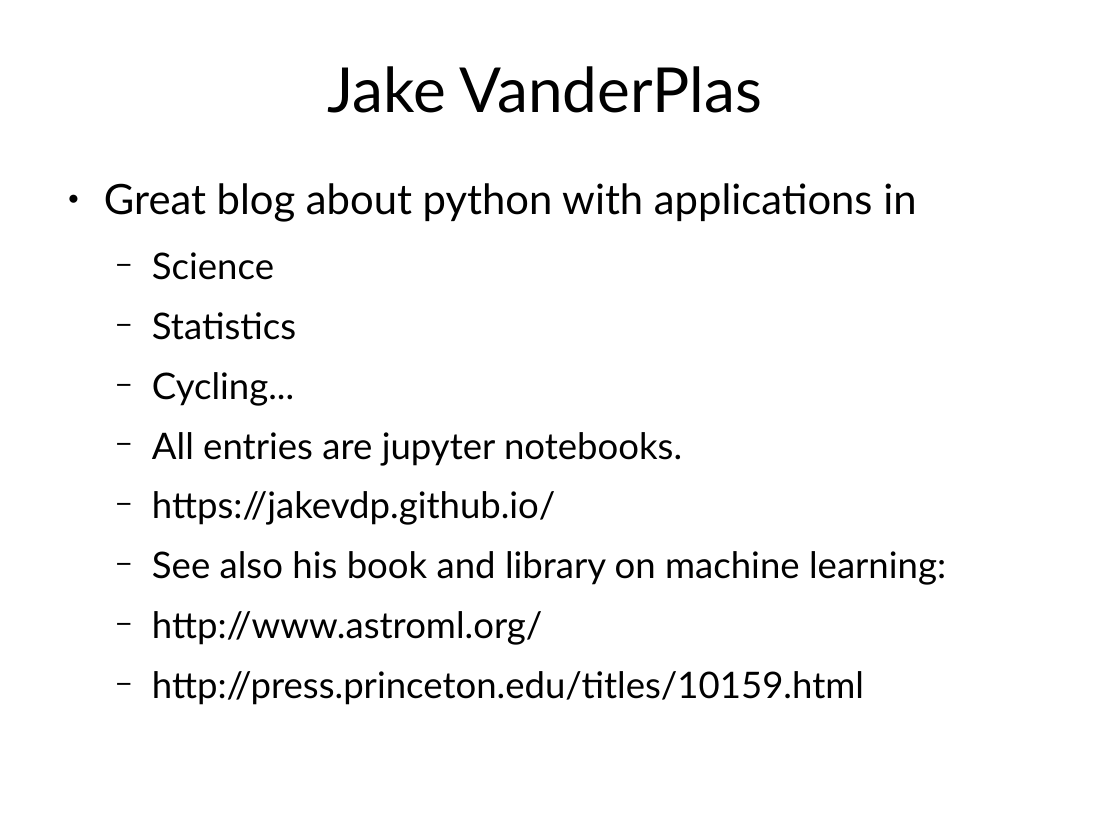
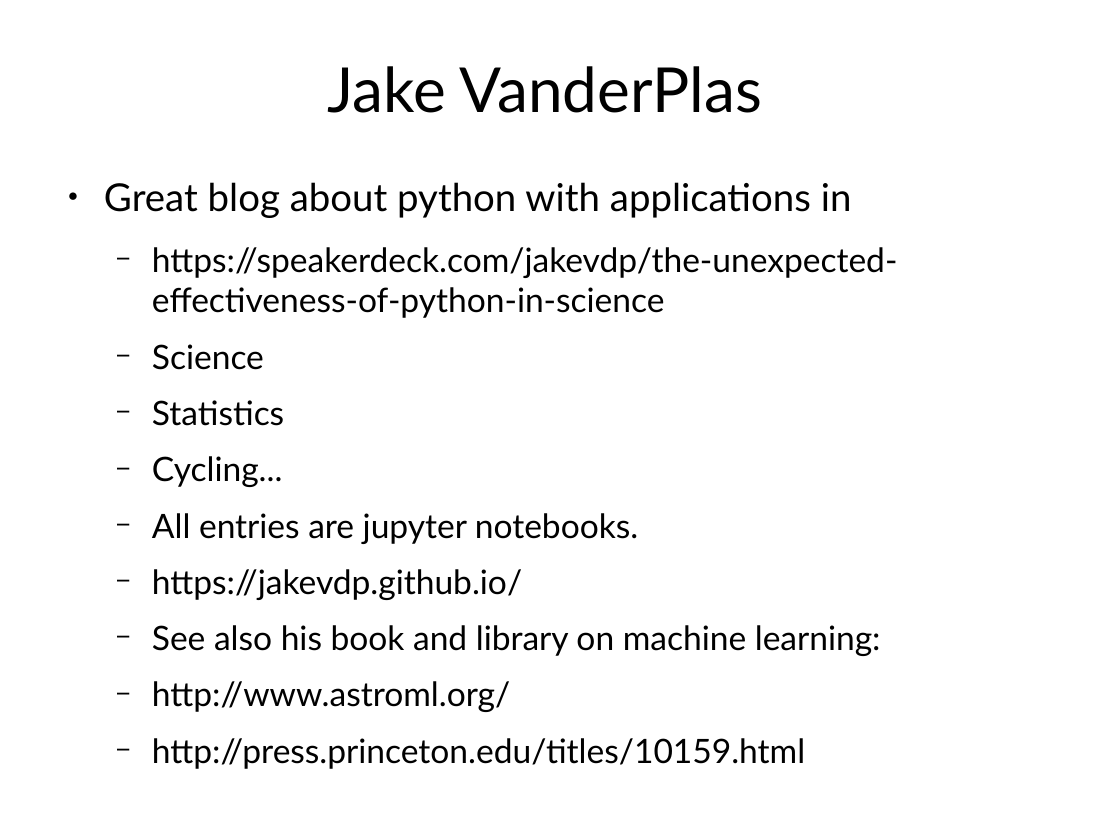
Before and after one commit to rcrehuet/Python_for_scientists_2023, a slide deck: slide 139 of slides/curs_python.odp (slide 134 before the commit). Drawn at 1120x840 pixels with LibreOffice and Linux fonts; fonts in the diff are those of the drawing. Boxes give left, top, right and bottom in pixels: in the first picture for what was removed or moved away, otherwise in the second. Text is boxed around its words. In the diff, an @@ line names an element or a change of style, - is before the commit and + after.

```diff
--- a/slides/curs_python.odp
+++ b/slides/curs_python.odp
@@ text at (x1=104, y1=182, x2=881, y2=769): size 29.6 to 27.2 pt in "Great blog about python with applications in"; size 25.9 to 23.8 pt in "Science", "Statistics", "Cycling...", "All entries are jupyter notebooks." and 4 more places @@
@@ text at (x1=152, y1=247, x2=897, y2=318): paragraph added @@
+  − https://speakerdeck.com/jakevdp/the-unexpected-effectiveness-of-python-in-science
```
Also in this commit, not shown: 42 other slides changed, 9 slides added, 4 slides removed, 1 other file.
